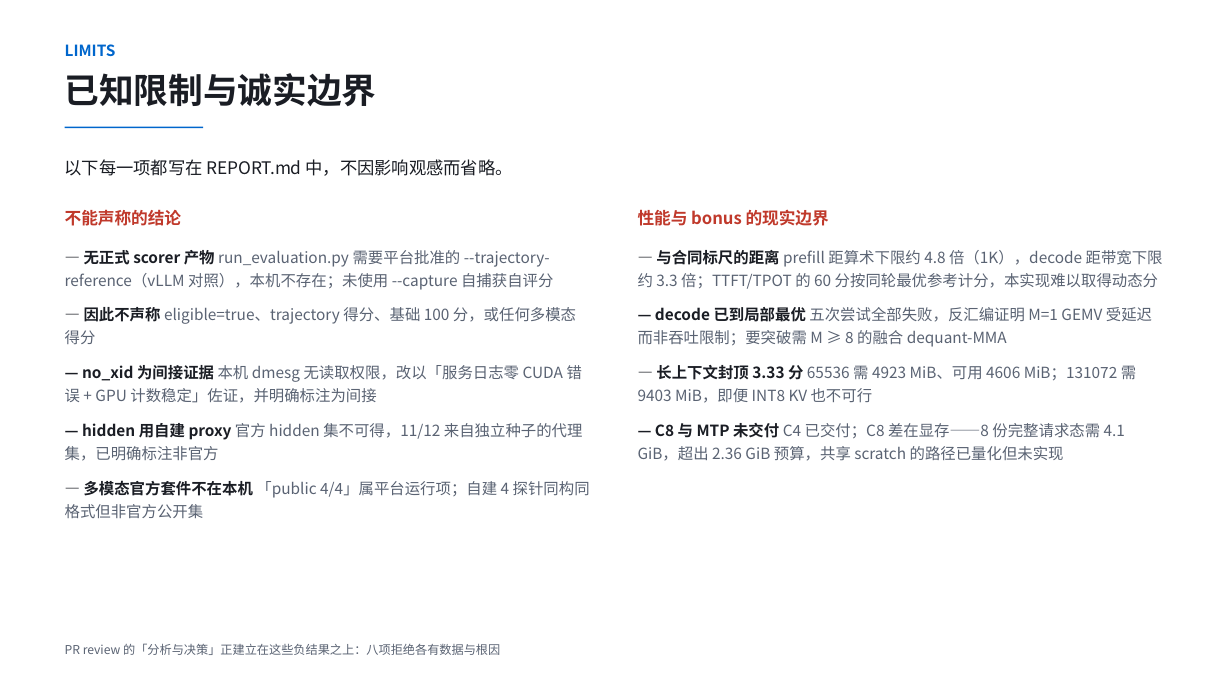
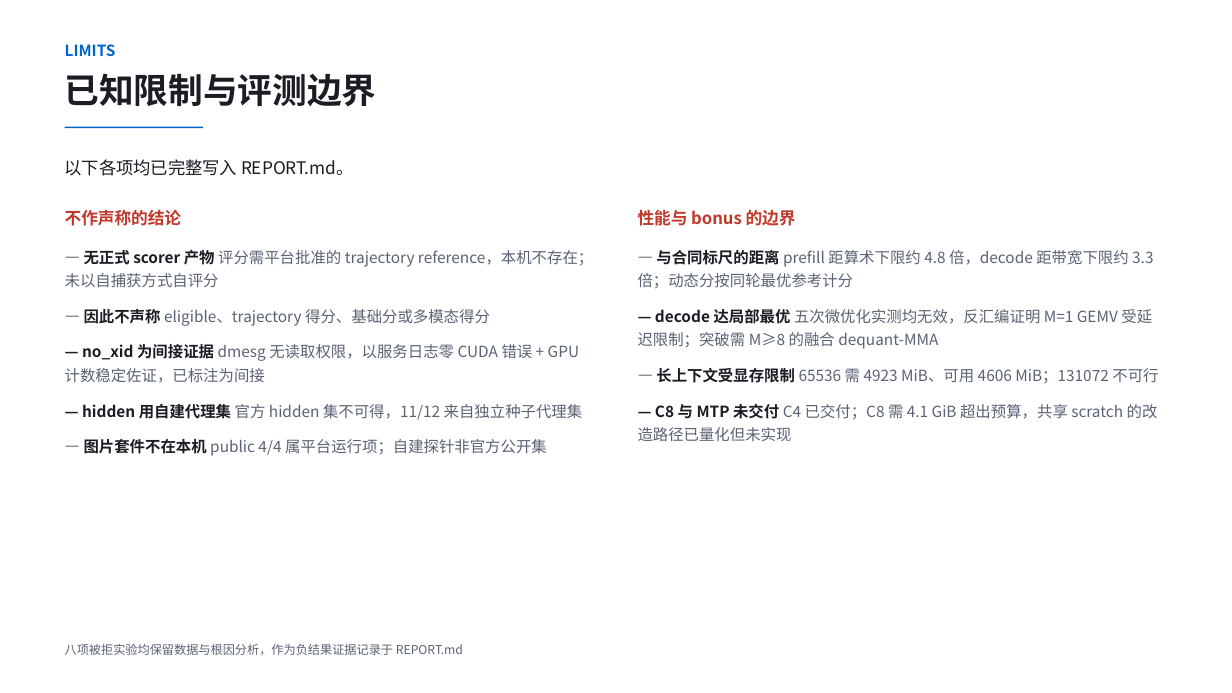
Before and after one commit to mygqdmmss/ApxInf, a slide deck: slide 10 of pdf/项目6_程仁龙_4090能飞_v1.pptx. Drawn at 1232x693 pixels with LibreOffice and Linux fonts; fonts in the diff are those of the drawing. Boxes give left, top, right and bottom in pixels: in the first picture for what was removed or moved away, otherwise in the second. Text is boxed around its words. In the diff, an @@ line names an element or a change of style, - is before the commit and + after.

```diff
--- a/pdf/项目6_程仁龙_4090能飞_v1.pptx
+++ b/pdf/项目6_程仁龙_4090能飞_v1.pptx
@@ text at (65,73,377,106): text changed @@
-已知限制与诚实边界
+已知限制与评测边界
@@ text at (65,159,354,176): text changed @@
-以下每一项都写在 REPORT.md 中，不因影响观感而省略。
+以下各项均已完整写入 REPORT.md。
@@ text at (65,209,182,226): text changed @@
-不能声称的结论
+不作声称的结论
@@ text at (638,209,796,226): text changed @@
-性能与 bonus 的现实边界
+性能与 bonus 的边界
@@ text at (65,250,593,456): text changed @@
-— 无正式 scorer 产物 run_evaluation.py 需要平台批准的 --trajectory-reference（vLLM 对照），本机不存在；未使用 --capture 自捕获自评分
-— 因此不声称 eligible=true、trajectory 得分、基础 100 分，或任何多模态得分
-— no_xid 为间接证据 本机 dmesg 无读取权限，改以「服务日志零 CUDA 错误 + GPU 计数稳定」佐证，并明确标注为间接
-— hidden 用自建 proxy 官方 hidden 集不可得，11/12 来自独立种子的代理集，已明确标注非官方
-— 多模态官方套件不在本机 「public 4/4」属平台运行项；自建 4 探针同构同格式但非官方公开集
+— 无正式 scorer 产物 评分需平台批准的 trajectory reference，本机不存在；未以自捕获方式自评分
+— 因此不声称 eligible、trajectory 得分、基础分或多模态得分
+— no_xid 为间接证据 dmesg 无读取权限，以服务日志零 CUDA 错误 + GPU 计数稳定佐证，已标注为间接
+— hidden 用自建代理集 官方 hidden 集不可得，11/12 来自独立种子代理集
+— 图片套件不在本机 public 4/4 属平台运行项；自建探针非官方公开集
@@ text at (638,250,1158,441): text changed @@
-— 与合同标尺的距离 prefill 距算术下限约 4.8 倍（1K），decode 距带宽下限约 3.3 倍；TTFT/TPOT 的 60 分按同轮最优参考计分，本实现难以取得动态分
-— decode 已到局部最优 五次尝试全部失败，反汇编证明 M=1 GEMV 受延迟而非吞吐限制；要突破需 M ≥ 8 的融合 dequant-MMA
-— 长上下文封顶 3.33 分 65536 需 4923 MiB、可用 4606 MiB；131072 需 9403 MiB，即便 INT8 KV 也不可行
-— C8 与 MTP 未交付 C4 已交付；C8 差在显存——8 份完整请求态需 4.1 GiB，超出 2.36 GiB 预算，共享 scratch 的路径已量化但未实现
+— 与合同标尺的距离 prefill 距算术下限约 4.8 倍，decode 距带宽下限约 3.3 倍；动态分按同轮最优参考计分
+— decode 达局部最优 五次微优化实测均无效，反汇编证明 M=1 GEMV 受延迟限制；突破需 M≥8 的融合 dequant-MMA
+— 长上下文受显存限制 65536 需 4923 MiB、可用 4606 MiB；131072 不可行
+— C8 与 MTP 未交付 C4 已交付；C8 需 4.1 GiB 超出预算，共享 scratch 的改造路径已量化但未实现
@@ text at (65,644,463,655): text changed @@
-PR review 的「分析与决策」正建立在这些负结果之上：八项拒绝各有数据与根因
+八项被拒实验均保留数据与根因分析，作为负结果证据记录于 REPORT.md
```
Also in this commit, not shown: 13 other slides changed, 3 other files.
